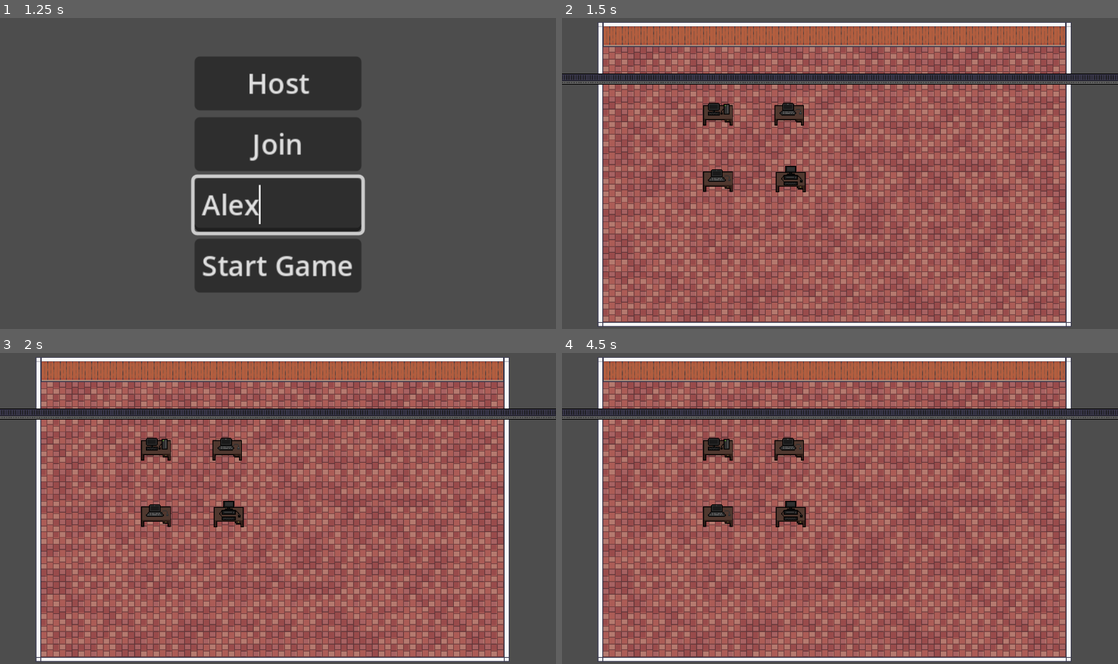
Above: before the commit, frames 1-4 (two rows, left to right).
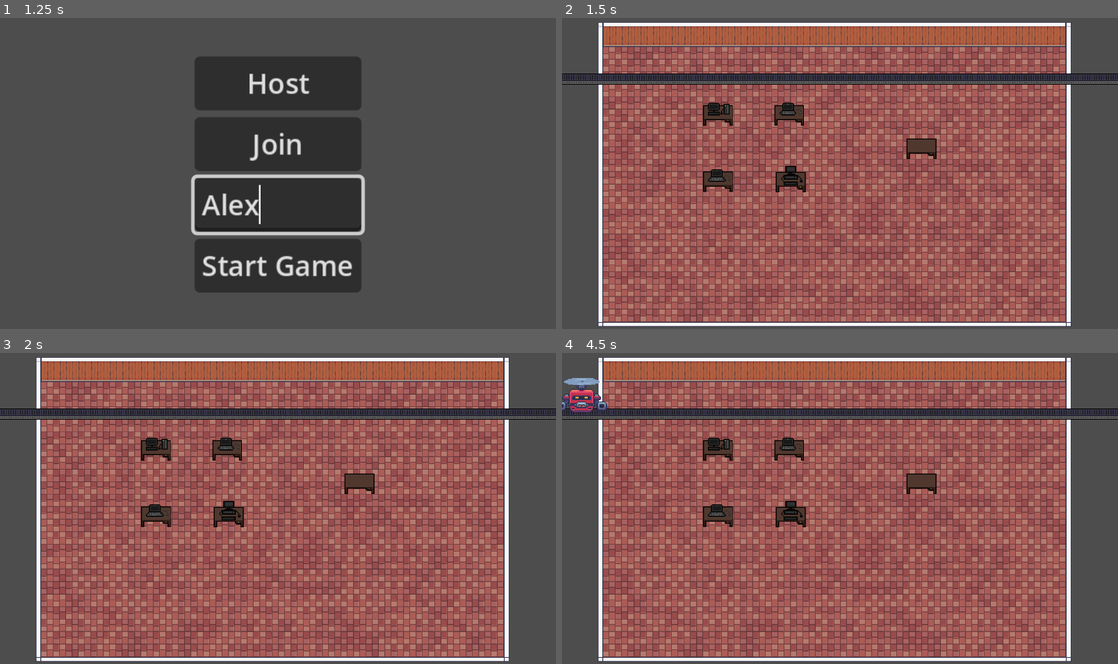
Above: after the commit, the same moments.

Repository: JoseNeto5689/CoopGame
Game: Godot game, scene res://scenes/main/main.tscn
Two runs of this game, one before a commit and one after it. Both use one fixed random seed, a clock stepped at 60 frames per second and the inputs below.
Inputs (mouse positions are in pixels of both pictures, inside the frame that each line leads up to):
- Up to frame 1 (1.25 s): click (278, 204) at 0.52 s; type "Alex" at 0.6 s
- Up to frame 2 (1.5 s): click "Start Game" at 1.25 s
- Up to frame 3 (2 s): no input
- Up to frame 4 (4.5 s): tap Enter at 2, 3.5 s; hold D (right) 2.03-2.78 s; hold E (interact) 2.03-2.78 s; tap Space at 2.75 s; hold S (down) 2.78-3.53 s; tap E (interact) at 2.85, 4.35 s; hold D (right) 3.53-4.28 s; hold E (interact) 3.53-4.28 s; hold W (up) from 4.28 s (still down)

Frame 1 is identical in both runs. In frame 2, 0.3% of the frame differs, in the area x 61-68%, y 38-46%; in frame 3, 0.3%; in frame 4, 0.9%, in the area x 0-68%, y 8-46%.

Commit message:
Now you need a pendrive to finish a robot

Diff:
--- /dev/null
+++ b/RobotFactory/scenes/deployer/deployer.gd
@@ -0,0 +1,11 @@
+extends Node2D
+
+signal enter_deployer_area(player_id)
+signal exit_deployer_area(player_id)
+
+func _on_area_2d_body_entered(body: Node2D) -> void:
+	enter_deployer_area.emit(body.id)
+
+
+func _on_area_2d_body_exited(body: Node2D) -> void:
+	exit_deployer_area.emit(body.id)
--- /dev/null
+++ b/RobotFactory/scenes/deployer/deployer.tscn
@@ -0,0 +1,36 @@
+[gd_scene load_steps=5 format=3 uid="uid://1bgp4wmb7bh7"]
+
+[ext_resource type="Texture2D" uid="uid://bldhvklpy1qqx" path="res://assets/sprites/office_pixel_art/desk.png" id="1_h75m3"]
+[ext_resource type="Script" uid="uid://bybmirhxdcgcs" path="res://scenes/deployer/deployer.gd" id="1_kjwsn"]
+
+[sub_resource type="RectangleShape2D" id="RectangleShape2D_kjwsn"]
+size = Vector2(38, 16)
+
+[sub_resource type="RectangleShape2D" id="RectangleShape2D_fh6qh"]
+size = Vector2(38, 16)
+
+[node name="Deployer" type="Node2D"]
+script = ExtResource("1_kjwsn")
+
+[node name="Sprite2D" type="Sprite2D" parent="."]
+texture_filter = 1
+texture = ExtResource("1_h75m3")
+
+[node name="Area2D" type="Area2D" parent="."]
+visible = false
+collision_layer = 0
+
+[node name="CollisionShape2D" type="CollisionShape2D" parent="Area2D"]
+position = Vector2(0, 8)
+shape = SubResource("RectangleShape2D_kjwsn")
+
+[node name="StaticBody2D" type="StaticBody2D" parent="."]
+visible = false
+collision_layer = 4
+
+[node name="CollisionShape2D" type="CollisionShape2D" parent="StaticBody2D"]
+position = Vector2(0, -5)
+shape = SubResource("RectangleShape2D_fh6qh")
+
+[connection signal="body_entered" from="Area2D" to="." method="_on_area_2d_body_entered"]
+[connection signal="body_exited" from="Area2D" to="." method="_on_area_2d_body_exited"]
--- a/RobotFactory/scenes/game/game.gd
+++ b/RobotFactory/scenes/game/game.gd
@@ -14,11 +14,10 @@
 func _ready() -> void:
 	var player_preloaded = preload("res://scenes/player/player.tscn")
 	var spawn_points: Array = map.get_spawn_points()
-	var order = 0
 	for pc in $Computers.get_children():
 		animation_concluded.connect(pc.animation_changed)
-
 	#Verificar se tamanho da lista de player bate com o tanto de spawn points
+	var order = 0
 	for player in Global.players:
 		var new_player = player_preloaded.instantiate()
 		new_player.id = int(player.id)
@@ -26,6 +25,9 @@
 		new_player.spawn_position = spawn_points[order]
 		order+=1
 		players.add_child(new_player)
+
+	for player in $Players.get_children():
+		player.given_pendrive.connect(check_robot_in_conveyor_belt)
 
 	if multiplayer.is_server():
 		Global.sync_robots()
@@ -51,6 +53,50 @@
 		player.stop_interacting.disconnect(computer.stop_progress.rpc)
 
 
+func _on_pc_work_concluded(pc_id: int) -> void:
+	var computer = find_computer_by_id(pc_id)
+	computer.reset.rpc()
+	Global.update_robot_stats(pc_id)
+
+func _on_timer_timeout() -> void:
+	$ConveyorBelt.spawn_robot(Global.robot_list[robot_index][0])
+	robot_index+=1
+
+
+func _on_conveyor_belt_animation_concluded() -> void:
+	animation_concluded.emit(true)
+
+
+func _on_conveyor_belt_animation_started() -> void:
+	animation_concluded.emit(false)
+
+
+func _on_player_enter_deployer_area(player_id: int) -> void:
+	var player = find_player_by_id(player_id)
+	player.interacting.connect(player.get_pendrive.rpc)
+
+func _on_player_exit_deployer_area(player_id) -> void:
+	var player = find_player_by_id(player_id)
+	player.interacting.disconnect(player.get_pendrive.rpc)
+
+
+func _on_enter_robot_area(body: Node2D) -> void:
+	var player = find_player_by_id(body.id)
+	player.interacting.connect(player.give_pendrive.rpc)
+
+func _on_exit_robot_area(body: Node2D) -> void:
+	var player = find_player_by_id(body.id)
+	player.interacting.disconnect(player.give_pendrive.rpc)
+
+
+func check_robot_in_conveyor_belt(robot_stats: RobotStats):
+	print(robot_stats.protection)
+	print(Global.robot_list[robot_index -1][1].protection)
+	if Global.check_robot_stats(robot_stats, Global.robot_list[robot_index -1][1]):
+		$ConveyorBelt.spawn_robot(Global.robot_list[robot_index][0])
+		Global.update_robot_stats(0)
+		robot_index+=1
+
 func find_player_by_id(id: int) -> Node2D:
 	var players_list = players.get_children()
 	for player in players_list:
@@ -63,27 +109,3 @@
 		if (computer.pc_id == id):
 			return computer
 	return null
-
-
-func _on_pc_work_concluded(pc_id: int) -> void:
-	var computer = find_computer_by_id(pc_id)
-	computer.reset.rpc()
-	Global.update_robot_stats(pc_id)
-	if (Global.check_robot_stats(Global.robot_list[robot_index - 1][1])):
-		Global.update_robot_stats(0)
-		$ConveyorBelt.spawn_robot(Global.robot_list[robot_index][0])
-		robot_index+=1
-
-
-func _on_timer_timeout() -> void:
-	$ConveyorBelt.spawn_robot(Global.robot_list[robot_index][0])
-	robot_index+=1
-
-
-
-func _on_conveyor_belt_animation_concluded() -> void:
-	animation_concluded.emit(true)
-
-
-func _on_conveyor_belt_animation_started() -> void:
-	animation_concluded.emit(false)
--- a/RobotFactory/scenes/game/game.tscn
+++ b/RobotFactory/scenes/game/game.tscn
@@ -11,11 +11,15 @@
 [ext_resource type="Texture2D" uid="uid://bjadbo2vechr4" path="res://assets/sprites/own/pc_2_0001.png" id="12_vaxfo"]
 [ext_resource type="Texture2D" uid="uid://dbvic5c5jiuto" path="res://assets/sprites/own/pc_3_0002.png" id="13_pg2xm"]
 [ext_resource type="PackedScene" uid="uid://cbnqodshx2kif" path="res://scenes/conveyor_belt/conveyor_belt_implemented.tscn" id="13_vaxfo"]
+[ext_resource type="PackedScene" uid="uid://1bgp4wmb7bh7" path="res://scenes/deployer/deployer.tscn" id="14_ftsea"]
 [ext_resource type="Texture2D" uid="uid://calkw8w2mvhn" path="res://assets/sprites/own/pc_2_0002.png" id="15_gc57s"]
 [ext_resource type="Texture2D" uid="uid://bm5yx8xawkmbk" path="res://assets/sprites/own/pc_1_0002.png" id="17_8b66f"]
 
 [sub_resource type="RectangleShape2D" id="RectangleShape2D_vaxfo"]
 size = Vector2(610, 71)
+
+[sub_resource type="RectangleShape2D" id="RectangleShape2D_ftsea"]
+size = Vector2(32.9989, 13.7307)
 
 [node name="Game" type="Node"]
 script = ExtResource("1_7h61r")
@@ -36,6 +40,14 @@
 position = Vector2(313, 35.5)
 shape = SubResource("RectangleShape2D_vaxfo")
 
+[node name="Area2D" type="Area2D" parent="ConveyorBelt"]
+position = Vector2(327.322, 77.6742)
+collision_layer = 0
+
+[node name="CollisionShape2D" type="CollisionShape2D" parent="ConveyorBelt/Area2D"]
+position = Vector2(0.171021, 0)
+shape = SubResource("RectangleShape2D_ftsea")
+
 [node name="Computers" type="Node" parent="."]
 
 [node name="PC_1" parent="Computers" instance=ExtResource("3_0sr1o")]
@@ -47,6 +59,7 @@
 [node name="PC_2" parent="Computers" instance=ExtResource("3_0sr1o")]
 position = Vector2(254, 116)
 pc_id = 2
+time_for_conclude = 2
 texture_on = ExtResource("13_pg2xm")
 texture_off = ExtResource("12_3xj4h")
 
@@ -62,24 +75,28 @@
 texture_on = ExtResource("17_8b66f")
 texture_off = ExtResource("11_5jirj")
 
+[node name="Deployer" parent="." instance=ExtResource("14_ftsea")]
+position = Vector2(423.258, 162.382)
+
 [node name="Players" type="Node" parent="."]
 
 [node name="Timer" type="Timer" parent="."]
-wait_time = 3.0
 one_shot = true
 autostart = true
-
-[node name="CanvasModulate" type="CanvasModulate" parent="."]
-visible = false
-color = Color(0.0605304, 0.0605303, 0.0605303, 1)
 
 [node name="CanvasLayer" type="CanvasLayer" parent="."]
 
 [node name="UI" parent="CanvasLayer" instance=ExtResource("4_kelw5")]
 visible = false
 
+[node name="CanvasModulate" type="CanvasModulate" parent="."]
+visible = false
+color = Color(0.0605304, 0.0605303, 0.0605303, 1)
+
 [connection signal="animation_concluded" from="ConveyorBelt" to="." method="_on_conveyor_belt_animation_concluded"]
 [connection signal="animation_started" from="ConveyorBelt" to="." method="_on_conveyor_belt_animation_started"]
+[connection signal="body_entered" from="ConveyorBelt/Area2D" to="." method="_on_enter_robot_area"]
+[connection signal="body_exited" from="ConveyorBelt/Area2D" to="." method="_on_exit_robot_area"]
 [connection signal="player_entered_pc" from="Computers/PC_1" to="." method="_on_pc_player_entered_pc"]
 [connection signal="player_exited_pc" from="Computers/PC_1" to="." method="_on_pc_player_exited_pc"]
 [connection signal="work_concluded" from="Computers/PC_1" to="." method="_on_pc_work_concluded"]
@@ -92,4 +109,6 @@
 [connection signal="player_entered_pc" from="Computers/PC_4" to="." method="_on_pc_player_entered_pc"]
 [connection signal="player_exited_pc" from="Computers/PC_4" to="." method="_on_pc_player_exited_pc"]
 [connection signal="work_concluded" from="Computers/PC_4" to="." method="_on_pc_work_concluded"]
+[connection signal="enter_deployer_area" from="Deployer" to="." method="_on_player_enter_deployer_area"]
+[connection signal="exit_deployer_area" from="Deployer" to="." method="_on_player_exit_deployer_area"]
 [connection signal="timeout" from="Timer" to="." method="_on_timer_timeout"]
--- a/RobotFactory/scenes/global/global.gd
+++ b/RobotFactory/scenes/global/global.gd
@@ -53,7 +53,7 @@
 	elif pc_id == 4:
 		robot_status.energy += 1
 
-func check_robot_stats(robot : RobotStats):
-	if robot.chaos == robot_status.chaos and robot.charisma == robot_status.charisma and robot.combat == robot_status.combat and robot.energy == robot_status.energy and robot.protection == robot_status.protection and robot.velocity == robot_status.velocity:
+func check_robot_stats(robot1 : RobotStats, robot2: RobotStats):
+	if robot1.chaos == robot2.chaos and robot1.charisma == robot2.charisma and robot1.combat == robot2.combat and robot1.energy == robot2.energy and robot1.protection == robot2.protection and robot1.velocity == robot2.velocity:
 		return true
 	return false
--- a/RobotFactory/scenes/player/player.gd
+++ b/RobotFactory/scenes/player/player.gd
@@ -7,7 +7,10 @@
 @onready var sprites = $AnimatedSprite2D
 @onready var name_label = $PlayerName
 @onready var camera = $PlayerCamera
-@onready var pendrive = $USBStick
+@onready var pendrive = $PenDrive
+
+var pendrive_stats : RobotStats
+var has_pendrive := false
 
 var last_direction := Vector2.ZERO
 var buttons_pressed := []
@@ -19,6 +22,7 @@
 
 signal interacting
 signal stop_interacting
+signal given_pendrive(robot_stats: RobotStats)
 
 #endregion
 
@@ -95,12 +99,19 @@
 	else:
 		velocity.x = move_toward(velocity.x, 0, SPEED)
 		velocity.y = move_toward(velocity.y, 0, SPEED)
-
-
 	move_and_collide(velocity * delta)
 
-func show_usb_stick():
-	pendrive.visible = true
+@rpc("any_peer", "call_local")
+func get_pendrive():
+	if not has_pendrive:
+		has_pendrive = true
+		pendrive.visible = true
+		pendrive_stats = Global.robot_status
 
-func hide_usb_stick():
-	pendrive.visible = false
+@rpc("any_peer", "call_local")
+func give_pendrive():
+	if has_pendrive:
+		has_pendrive = false
+		pendrive.visible = false
+		given_pendrive.emit(pendrive_stats)
+		pendrive_stats = null
--- a/RobotFactory/scenes/player/player.tscn
+++ b/RobotFactory/scenes/player/player.tscn
@@ -3,7 +3,7 @@
 [ext_resource type="Texture2D" uid="uid://bxn4imo72mrow" path="res://assets/sprites/characters_modern/Adam_idle_anim_16x16.png" id="1_r4f7e"]
 [ext_resource type="Script" uid="uid://bhohfmsi6m0p" path="res://scenes/player/player.gd" id="1_t82pu"]
 [ext_resource type="Texture2D" uid="uid://gxbibxclujo1" path="res://assets/sprites/characters_modern/Adam_run_16x16.png" id="3_nm7kv"]
-[ext_resource type="Texture2D" uid="uid://chaubbjyur780" path="res://assets/sprites/own/USB_stick.png" id="4_lvxji"]
+[ext_resource type="Texture2D" uid="uid://dd7ki14jdwdwx" path="res://assets/sprites/own/Pendrives/Cores do Pendrive_0001.png" id="4_p47bc"]
 [ext_resource type="Texture2D" uid="uid://b4hyg3tusa4e0" path="res://assets/sprites/light/2d_light.webp" id="5_p47bc"]
 
 [sub_resource type="RectangleShape2D" id="RectangleShape2D_srqhr"]
@@ -428,11 +428,11 @@
 position_smoothing_enabled = true
 rotation_smoothing_enabled = true
 
-[node name="USBStick" type="Sprite2D" parent="."]
+[node name="PenDrive" type="Sprite2D" parent="."]
 visible = false
 texture_filter = 1
-position = Vector2(0, -18)
-texture = ExtResource("4_lvxji")
+position = Vector2(0, -19)
+texture = ExtResource("4_p47bc")
 
 [node name="PlayerName" type="Label" parent="."]
 texture_filter = 1
Binary file added: RobotFactory/assets/sprites/own/Pendrives/Cores do Pendrive_0001.png
Not shown, added: RobotFactory/assets/sprites/own/Pendrives/Cores do Pendrive_0001.png.import
Binary file added: RobotFactory/assets/sprites/own/Pendrives/Cores do Pendrive_0002.png
Not shown, added: RobotFactory/assets/sprites/own/Pendrives/Cores do Pendrive_0002.png.import
Binary file added: RobotFactory/assets/sprites/own/Pendrives/Cores do Pendrive_0003.png
Not shown, added: RobotFactory/assets/sprites/own/Pendrives/Cores do Pendrive_0003.png.import
Binary file added: RobotFactory/assets/sprites/own/Pendrives/Cores do Pendrive_0004.png
Not shown, added: RobotFactory/assets/sprites/own/Pendrives/Cores do Pendrive_0004.png.import
Binary file added: RobotFactory/assets/sprites/own/Pendrives/Cores do Pendrive_0005.png
Not shown, added: RobotFactory/assets/sprites/own/Pendrives/Cores do Pendrive_0005.png.import
Binary file added: RobotFactory/assets/sprites/own/Pendrives/Cores do Pendrive_0006.png
Not shown, added: RobotFactory/assets/sprites/own/Pendrives/Cores do Pendrive_0006.png.import
(and 17 more such lines)
